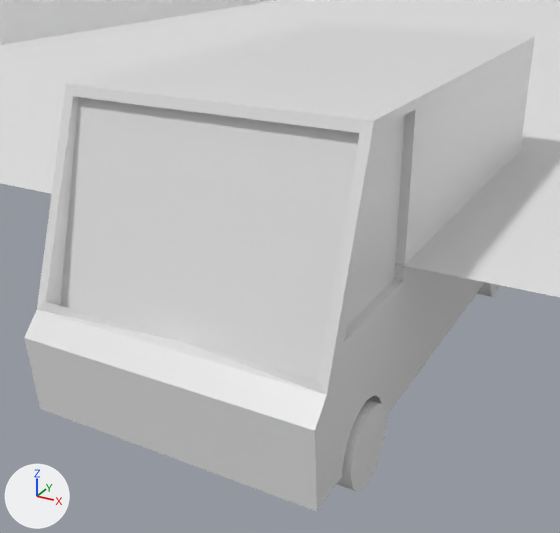
What one commit did to the Blender file Assets/Models/WorkFiles/highway.blend.
One viewpoint serves both versions: a 50 mm camera at (2.41, -5.12, 1.87) aimed at (-0.19, -0.38, -0.49). Arrows for +X, +Y and +Z are at lower left; the lights stay in place.

Names of what the first picture shows: 'Plane', 'van body', 'wheels'.
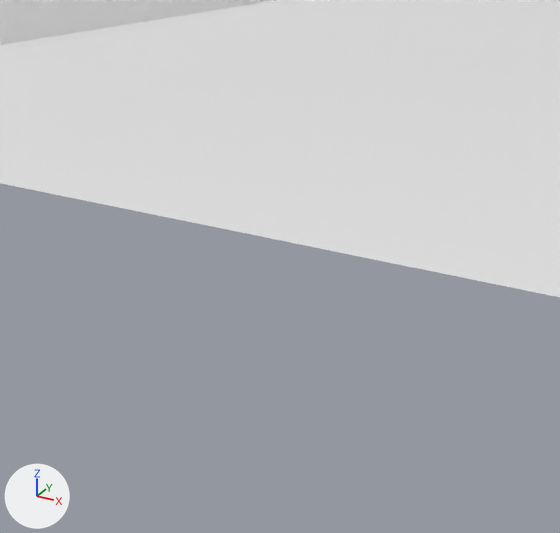
Commit message: changed "track" to highway

ob_wheels_cutout is not drawn itself; it is used by a modifier of ob_van_body.

What the commit changed:
Object 'van body' (ob_van_body) is deleted.
Object 'wheels' (ob_wheels) is deleted.
Object 'wheels cutout' (ob_wheels_cutout) is deleted.

Changed parts and their boxes (x1, y1, x2, y2) in the pictures (560 x 533 px):
'van body', deleted
    before: (24, 24, 535, 511)
'wheels', deleted
    before: (337, 282, 500, 491)
'Plane', unchanged, uncovered by the edit
    both: (0, 0, 560, 297)
